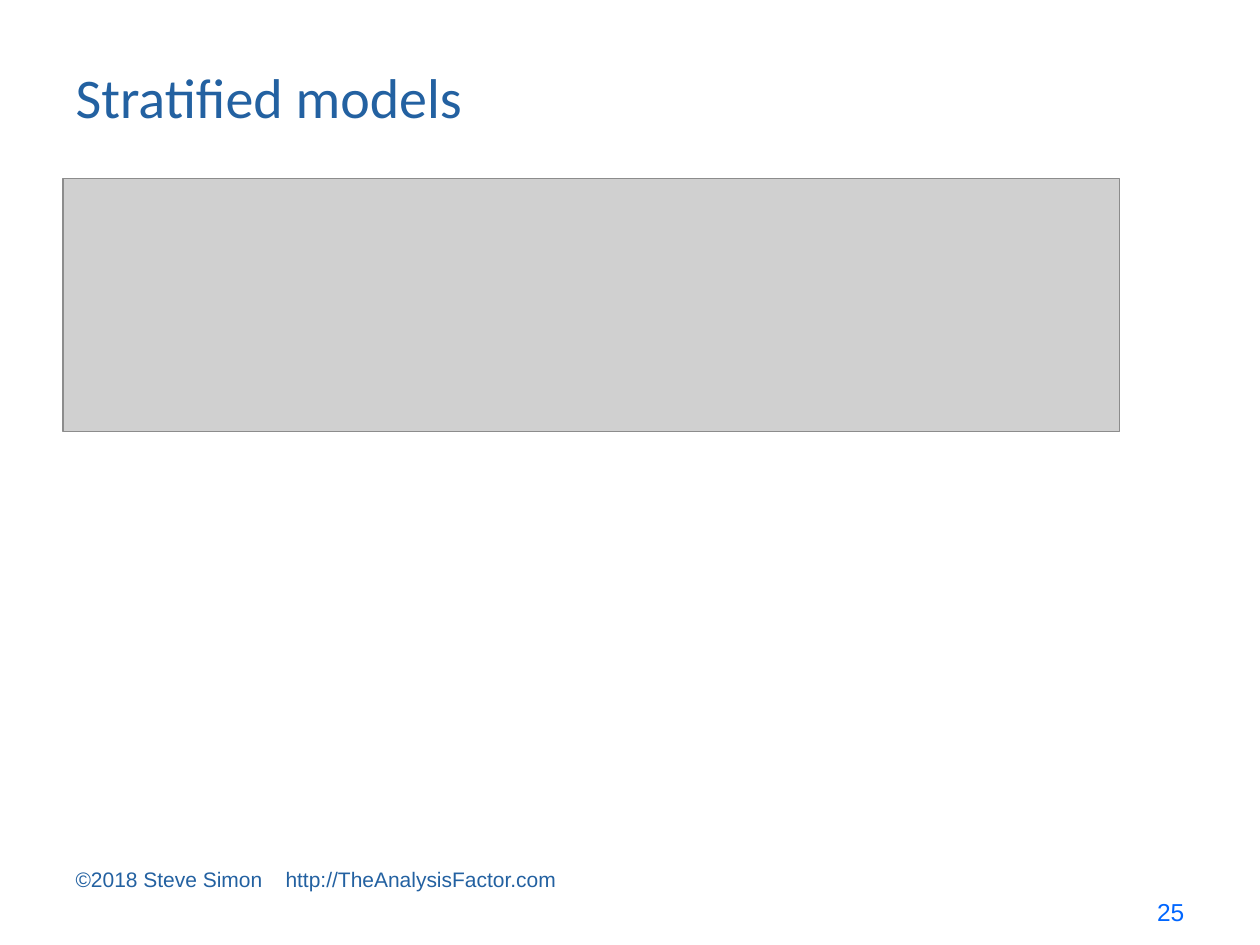
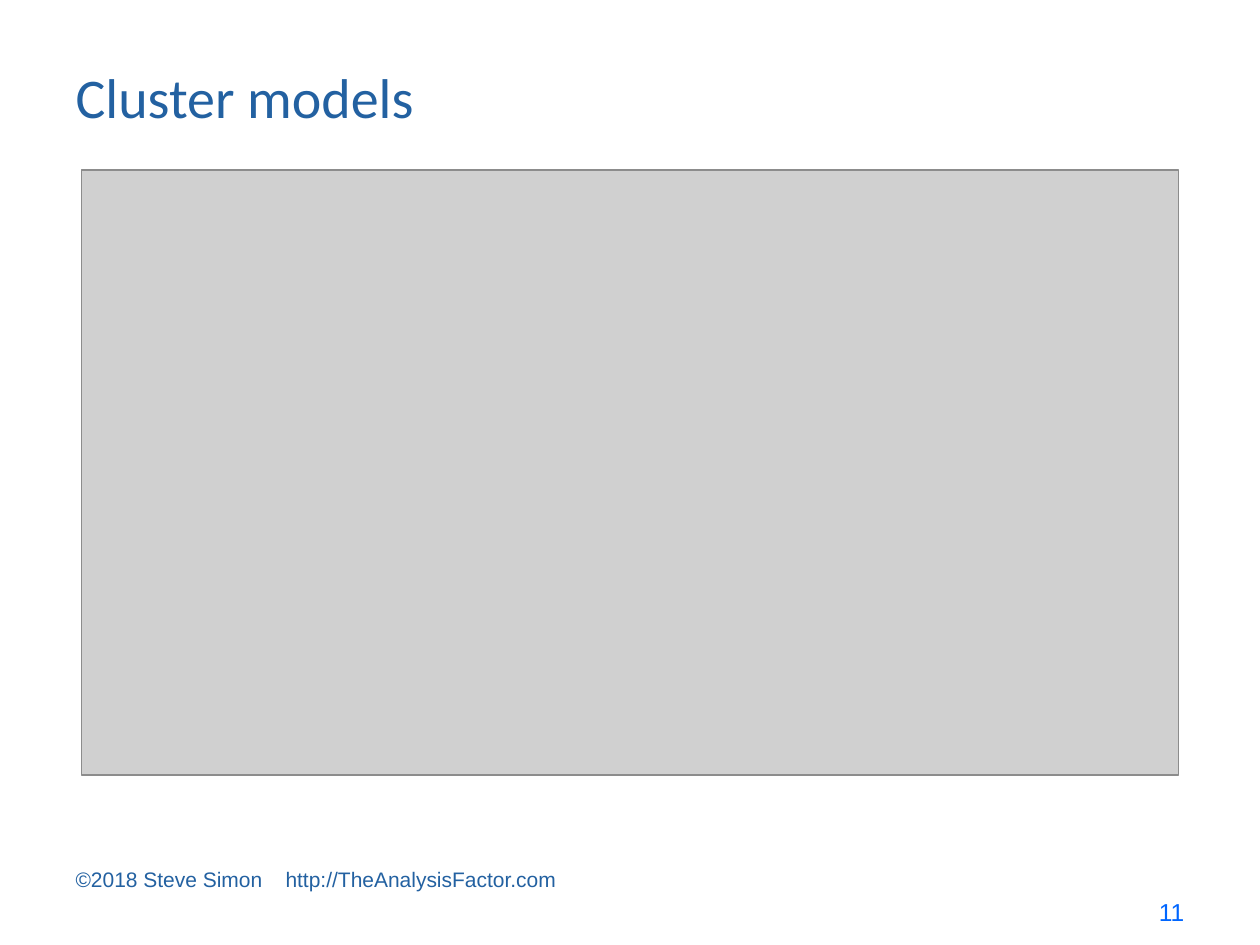
Before and after one commit to pmean/survival-models, a slide deck: slide 11 of bin/survival lecture 7.pptx (slide 25 before the commit). Drawn at 1260x945 pixels with LibreOffice and Linux fonts; fonts in the diff are those of the drawing; grey boxes stand for pictures. Boxes give left, top, right and bottom in pixels: in the first picture for what was removed or moved away, otherwise in the second. Text is boxed around its words. In the diff, an @@ line names an element or a change of style, - is before the commit and + after.

```diff
--- a/bin/survival lecture 7.pptx
+++ b/bin/survival lecture 7.pptx
@@ title at <box>76,79,413,119</box>: text changed @@
-Stratified models
+Cluster models
@@ picture: place and size @@
-picture at <box>63,179,1119,432</box>
+picture at <box>82,170,1179,775</box>
@@ page number at <box>1159,904,1184,921</box>: text changed @@
-25
+11
```
Also in this commit, not shown: 10 other slides changed, 2 slides added, 29 slides removed, 2 other files.
